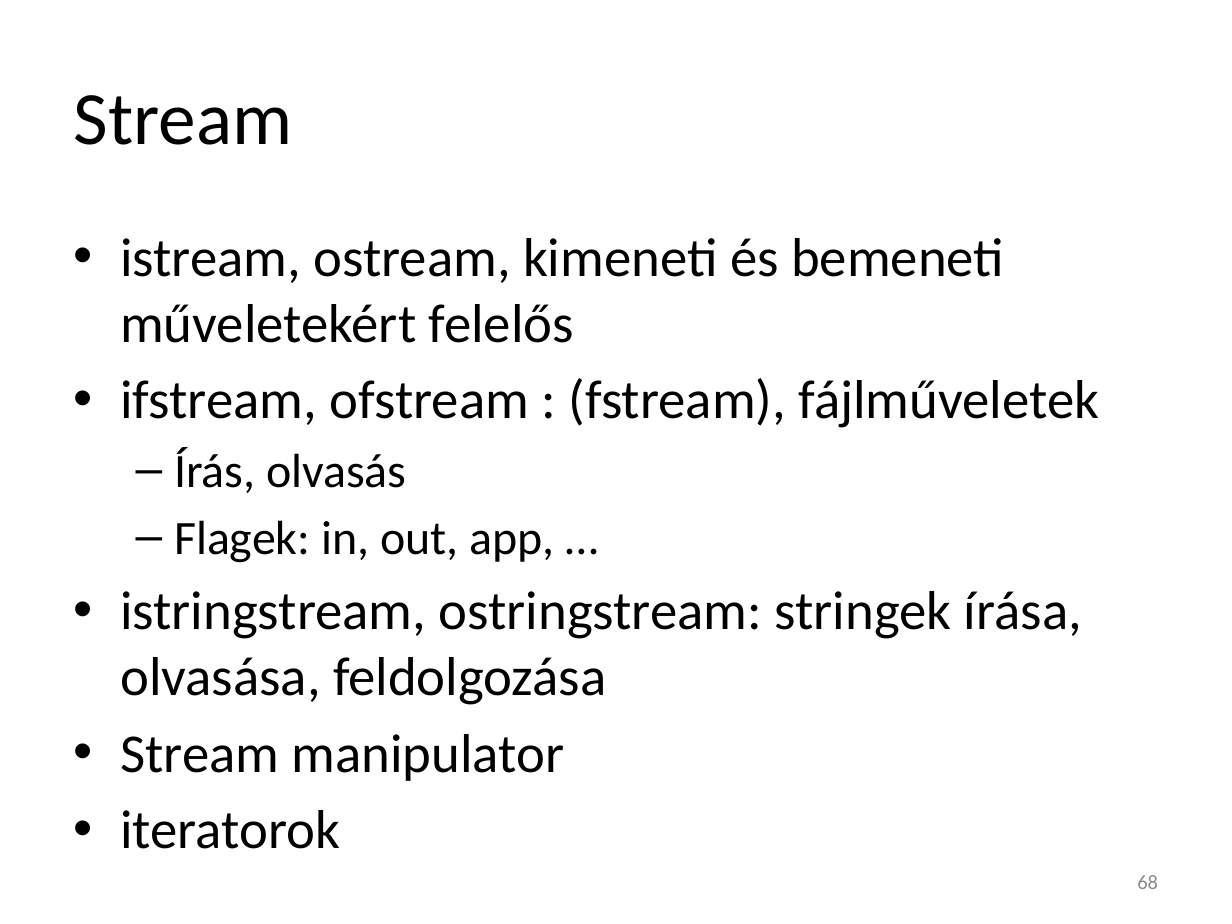
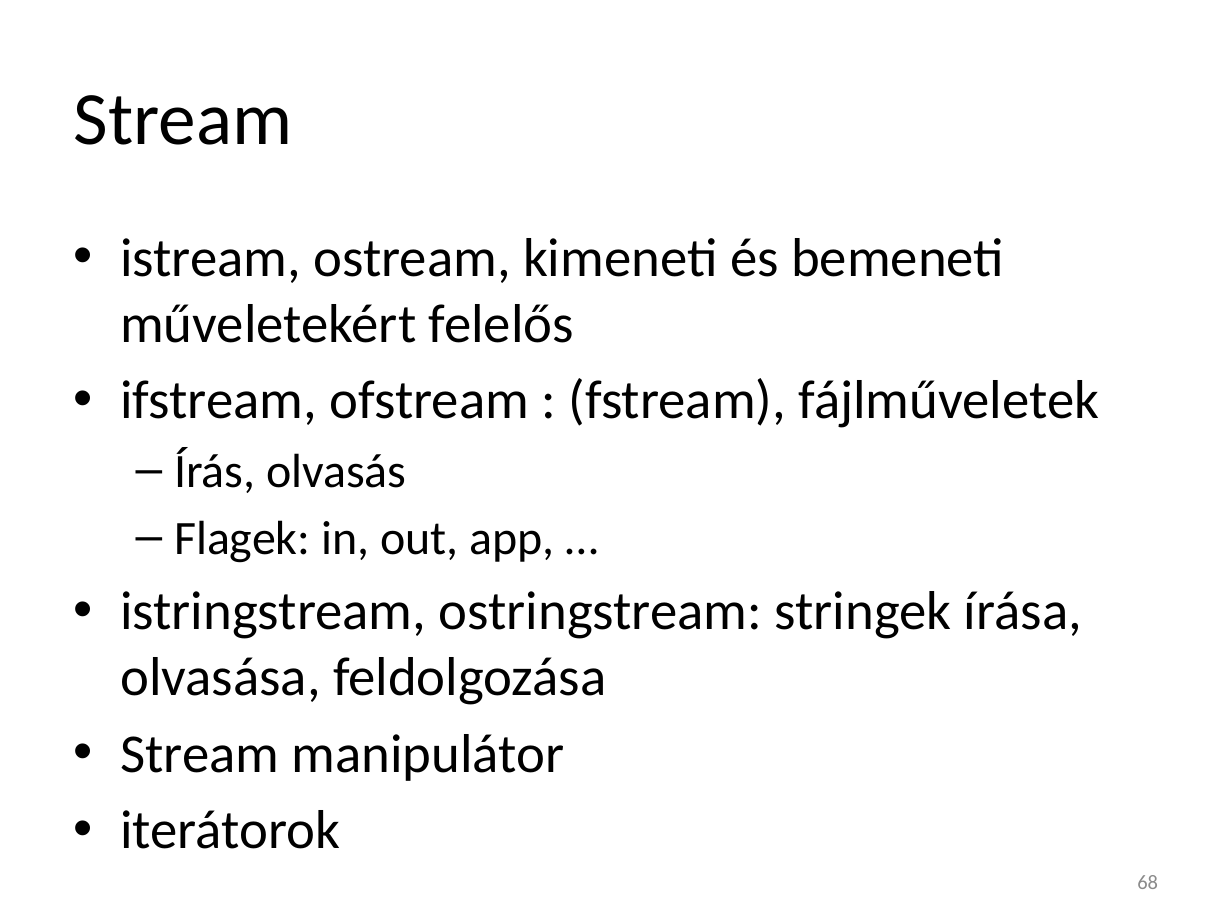
Before and after one commit to torokmark/cppgyak_jegyzet, a slide deck: slide 68 of programozasi_nyelvek_cpp_gyak01.pptx. Drawn at 1232x924 pixels with LibreOffice and Linux fonts; fonts in the diff are those of the drawing. Boxes give left, top, right and bottom in pixels: in the first picture for what was removed or moved away, otherwise in the second. Text is boxed around its words. In the diff, an @@ line names an element or a change of style, - is before the commit and + after.

Commit message:
Fixed: typos

```diff
--- a/programozasi_nyelvek_cpp_gyak01.pptx
+++ b/programozasi_nyelvek_cpp_gyak01.pptx
@@ text at (120,734,565,849): text changed @@
-• Stream manipulator
-• iteratorok
+• Stream manipulátor
+• iterátorok
```
Also in this commit, not shown: 8 other slides changed.
